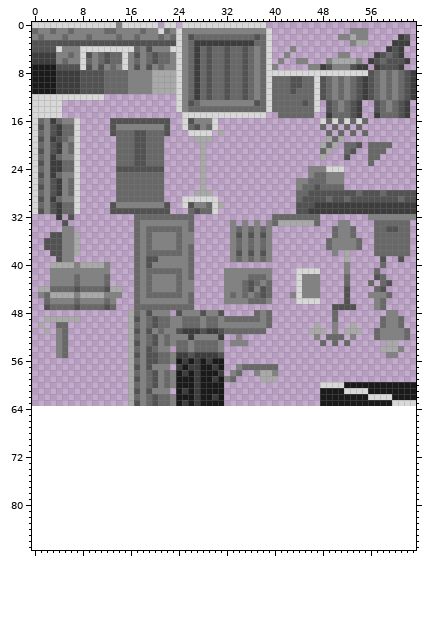
Pixel-art file -- resource/graphics/city_tileset.aseprite. The picture above is the old version.
64x64 pixels, 1 frame. The old version is drawn lined up with the new one, on the new canvas.
New version:
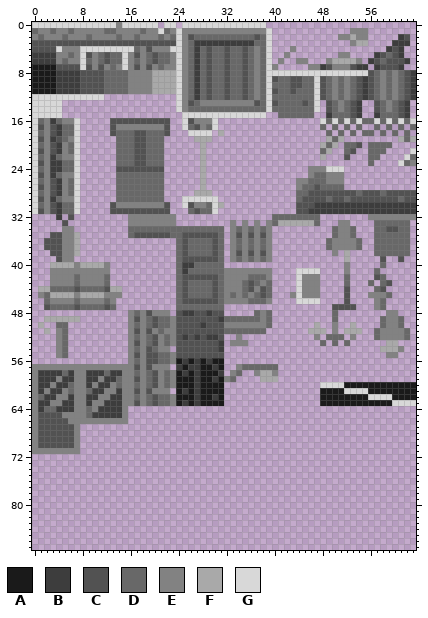
Palette (. is transparent): A #1a1a1a  B #3d3d3d  C #525252  D #686868  E #828282  F #a9a9a9  G #d8d8d8
What changed:
canvas 64x64 -> 64x88
Changed rows in their new state; - is an unchanged pixel.
first column x 40:
 9 C-----------------------
11 C-----------------------
13 C-----------------------
16 ----------------DGDGDGDG
17 -----------------D-D-D-D
18 ----------------D-D-D-D-
19 ---------------------FDF
21 -----------------------G
22 ----------------------GD
23 ---------------------GDE
first column x 0:
32 ----------------EEEEEEEE...-----
33 ----------------EE------...-----
34 ----------------D-D------D-DDDDD
35 ----------------DCCCCCCD-CCCCCCD
36 -----------------.......-CDDDDCD
37 -----------------.......-C-DDDCD
38 -----------------.......-C-DDDCD
39 -----------------.......DCCCCCCD
40 -----------------.......DBBDDDDD
41 -----------------.......-B-DDDDD
42 -----------------.......-CCCCCCD
43 -----------------.......-CDDDDCD
44 -----------------.......-CDDDDCD
45 -----------------.......-C-DDDCD
46 -----------------.......DCCCCCCD
47 -----------------.......---DDDDD
48 ----------------E--------BBC-BC-
49 ----------------E-------CCCCCCCB
50 ----------------E-------CCCCBCCC
51 ----------------E--------CCC-CC-
52 ----------------E-------CBCBCBBC
53 ----------------E-------CCCCCCCB
54 ----------------E-------CCCCCCCB
55 ----------------E-------CC-CCCC-
56 ----------------E---------------
57 EEEEEEEEEEEEEEEEE---------------
58 EBBBBDBEEBBBDBBEE---------------
59 EBBBEBBEEBBEBBDEE---------------
60 EBBEBBDEEBEBBEDEE---------------
61 EBEBBEDEEDBBEEBEE---------------
62 EDBBEEBEEBBEEBBEE---------------
63 EBBEEBBEEBEEBBBEE---------------
64 EBDDBBBEEDEBBBBE----------------
65 ECCCCEEEEDBBBBBE----------------
66 ECCCCCEEEEEEEEEE----------------
67 ECCCCCCE------------------------
68 ECCCCCCE------------------------
69 ECCCCCCE------------------------
70 ECCCCCCE------------------------
71 EEEEEEEE------------------------
